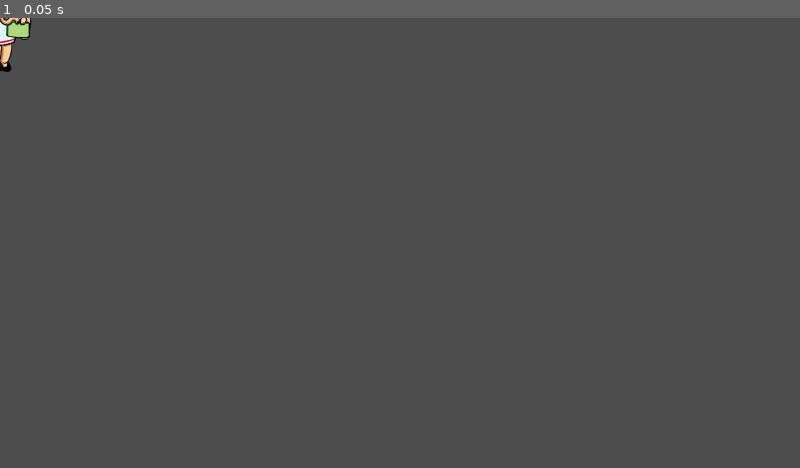
Above: before the commit, frame 1.
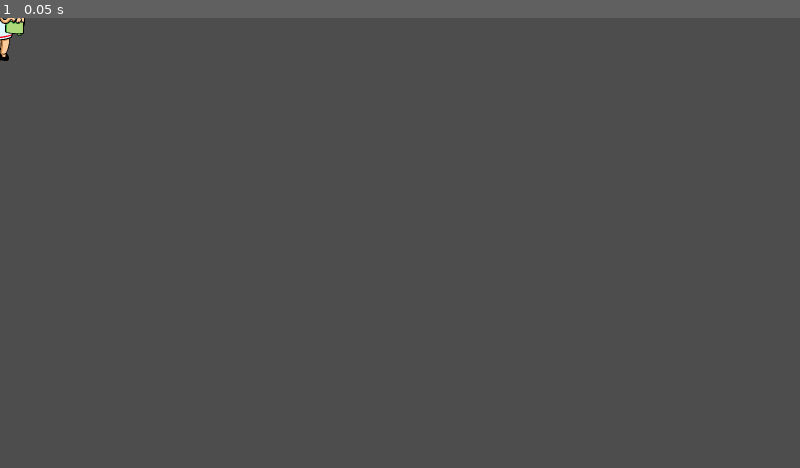
Above: after the commit, the same moment.

Repository: LorenzoFerri/GameJam2024
Game: Godot game, scene res://enemies/Infermiera.tscn
Same seed, same stepped clock (60 frames per second), same inputs: the game is played once before the commit and once after it. This scene is started directly instead of the project's main scene.
Inputs:
- Up to frame 1 (0.05 s): no input

The runs differ from the first frame. In frame 1, 0.2% of the frame differs, in the area x 0-4%, y 0-12%.
Error in both runs: Invalid access to property or key 'global_position' on a base object of type 'Nil'. (res://enemies/Infermiera.gd:43)

Commit message:
fix nonnnina hitbox

Diff:
--- a/enemies/Infermiera.tscn
+++ b/enemies/Infermiera.tscn
@@ -76,27 +76,8 @@
 "speed": 5.0
 }]
 
-[sub_resource type="Animation" id="Animation_4pypo"]
-resource_name = "took_damage"
-tracks/0/type = "value"
-tracks/0/imported = false
-tracks/0/enabled = true
-tracks/0/path = NodePath("Sprite:self_modulate")
-tracks/0/interp = 1
-tracks/0/loop_wrap = true
-tracks/0/keys = {
-"times": PackedFloat32Array(0, 0.1, 1),
-"transitions": PackedFloat32Array(1, 1, 1),
-"update": 0,
-"values": [Color(1, 1, 1, 1), Color(1, 0, 0, 1), Color(1, 1, 1, 1)]
-}
-
-[sub_resource type="AnimationLibrary" id="AnimationLibrary_qs5c6"]
-_data = {
-"took_damage": SubResource("Animation_4pypo")
-}
-
 [node name="Infermiera" type="CharacterBody2D"]
+scale = Vector2(0.8, 0.8)
 collision_layer = 2
 collision_mask = 3
 script = ExtResource("1_rwjce")
@@ -119,7 +100,7 @@
 [node name="NavigationAgent2D" type="NavigationAgent2D" parent="."]
 
 [node name="Hitbox" type="Area2D" parent="."]
-collision_layer = 2
+collision_layer = 3
 collision_mask = 2
 
 [node name="CollisionPolygon2D" type="CollisionPolygon2D" parent="Hitbox"]
@@ -139,12 +120,5 @@
 color = Color(1, 0, 0, 0.196078)
 polygon = PackedVector2Array(-1, -1, 148, -171, 148, 149)
 
-[node name="AnimationPlayer" type="AnimationPlayer" parent="."]
-libraries = {
-"": SubResource("AnimationLibrary_qs5c6")
-}
-
 [connection signal="healed_damage" from="HealthComponent" to="." method="update_health"]
-[connection signal="is_dead" from="HealthComponent" to="." method="on_is_dead"]
 [connection signal="took_damage" from="HealthComponent" to="." method="update_health"]
-[connection signal="took_damage" from="HealthComponent" to="." method="_on_health_component_took_damage"]
--- a/features/player/Player.tscn
+++ b/features/player/Player.tscn
@@ -168,7 +168,6 @@
 
 [node name="FrenzyParticles" type="GPUParticles2D" parent="."]
 visible = false
-scale = Vector2(1, 1)
 amount = 64
 process_material = SubResource("ParticleProcessMaterial_v4wa2")
 lifetime = 2.2
Not shown: 1 places in enemies/Infermiera.tscn that only renumber resources
Not shown: 1 places in game.tscn that only renumber resources
